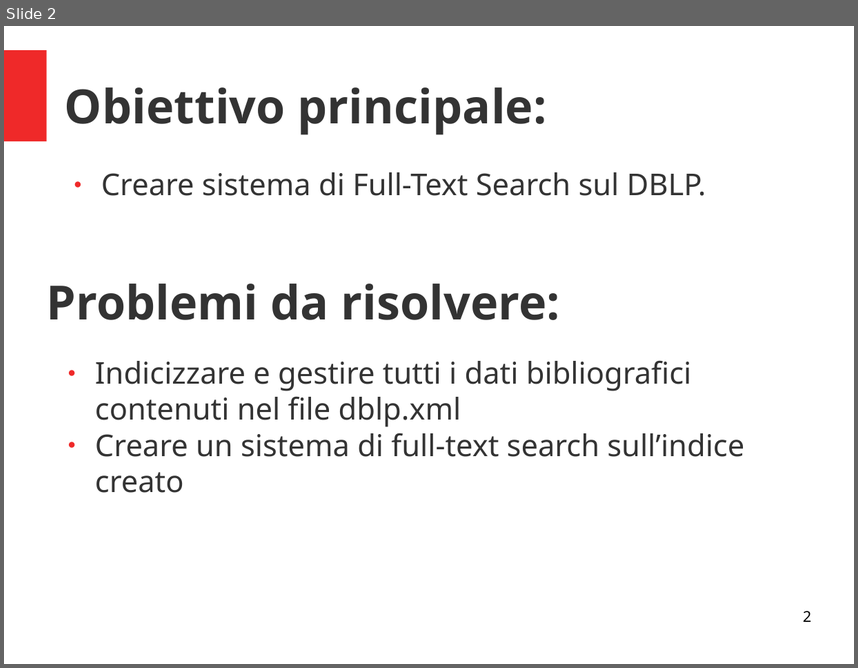
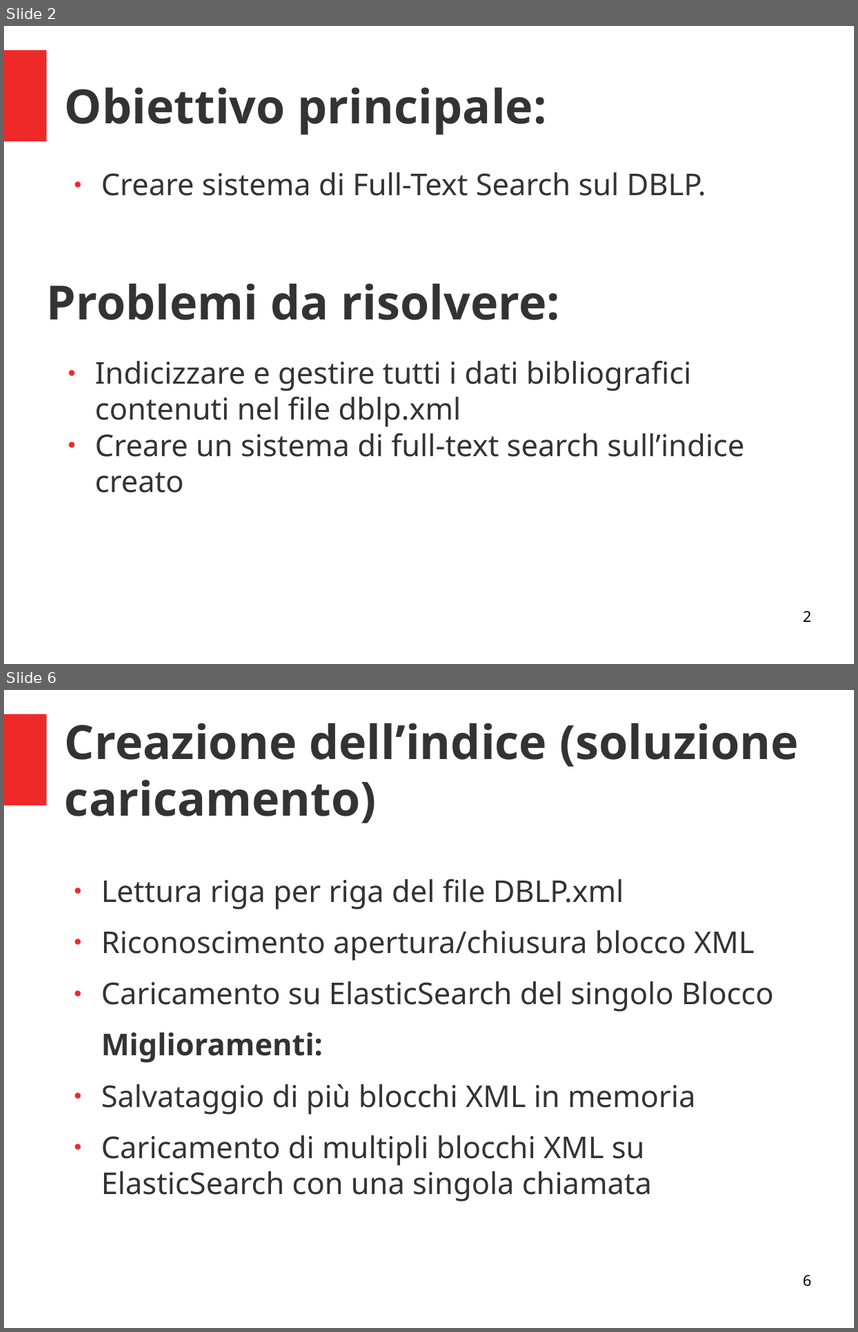
Before and after one commit to The-BFG/DBLP, a slide deck: PresentazioneProgetto.odp. Shown one above the other, each under a label of ours: slide 2 before the commit, slides 2 and 6 after it; the slides between them are not shown. The pictures are 858x668 and 858x1332 pixels, drawn with LibreOffice and Linux fonts; fonts in the diff are those of the drawing. Boxes give left, top, right and bottom in pixels: in the first picture for what was removed or moved away, otherwise in the second. Text is boxed around its words. In the diff, an @@ line names an element or a change of style, - is before the commit and + after.

```diff
--- a/PresentazioneProgetto.odp
+++ b/PresentazioneProgetto.odp
@@ slide 6 added at (4,690,854,1328), background #FFFFFF; not listed: 1 template element that a slide beside it also shows @@
@@ title added at (65,723,799,823), 44 pt, text #333333, bold @@
+Creazione dell’indice (soluzione caricamento)
@@ text added at (101,878,774,1201), 28 pt, text #333333 @@
+● Lettura riga per riga del file DBLP.xml
+● Riconoscimento apertura/chiusura blocco XML
+● Caricamento su ElasticSearch del singolo Blocco
+Miglioramenti:
+● Salvataggio di più blocchi XML in memoria
+● Caricamento di multipli blocchi XML su ElasticSearch con una singola chiamata
@@ page number added at (803,1274,811,1286), 14 pt, text #000000 @@
+6
```
Also in this commit, not shown: 2 slides changed, 9 other slides added.
